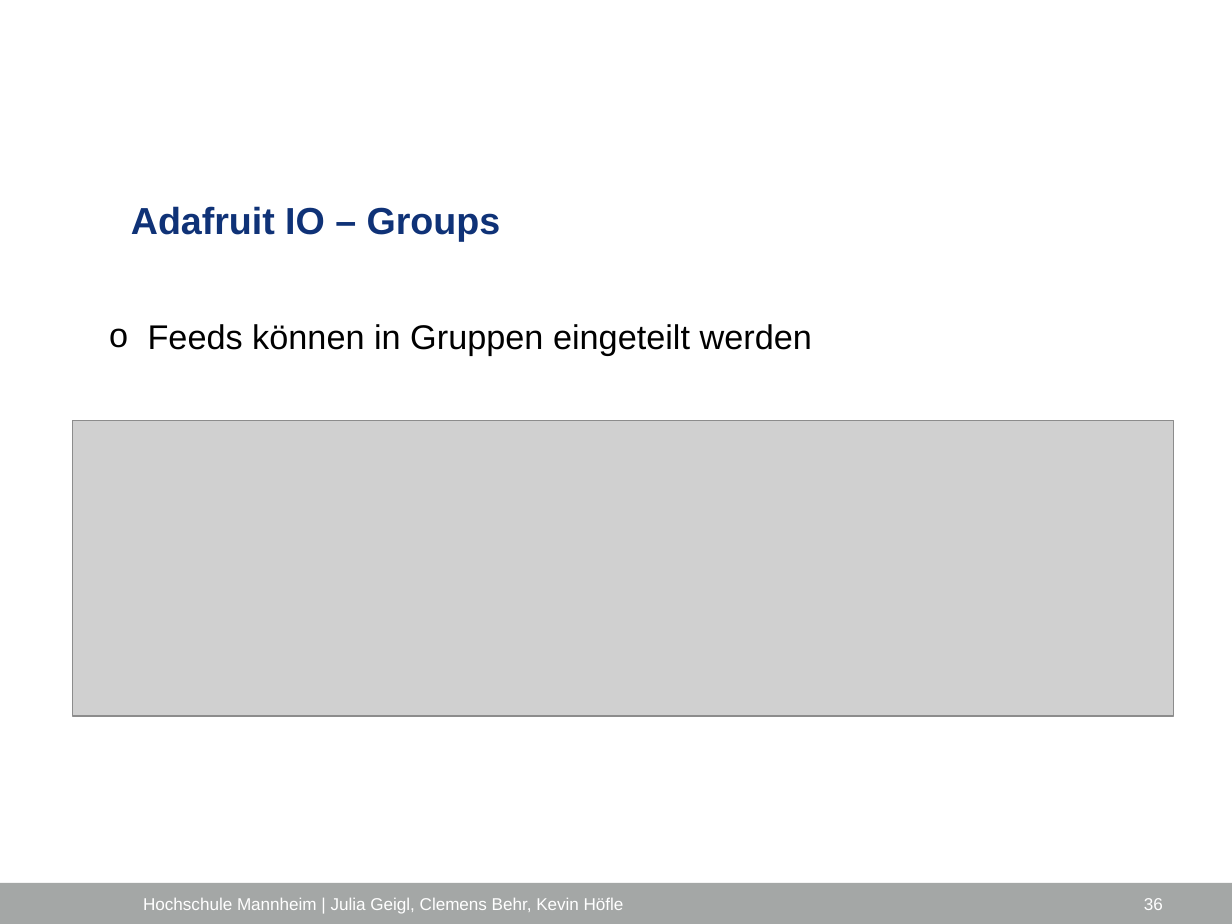
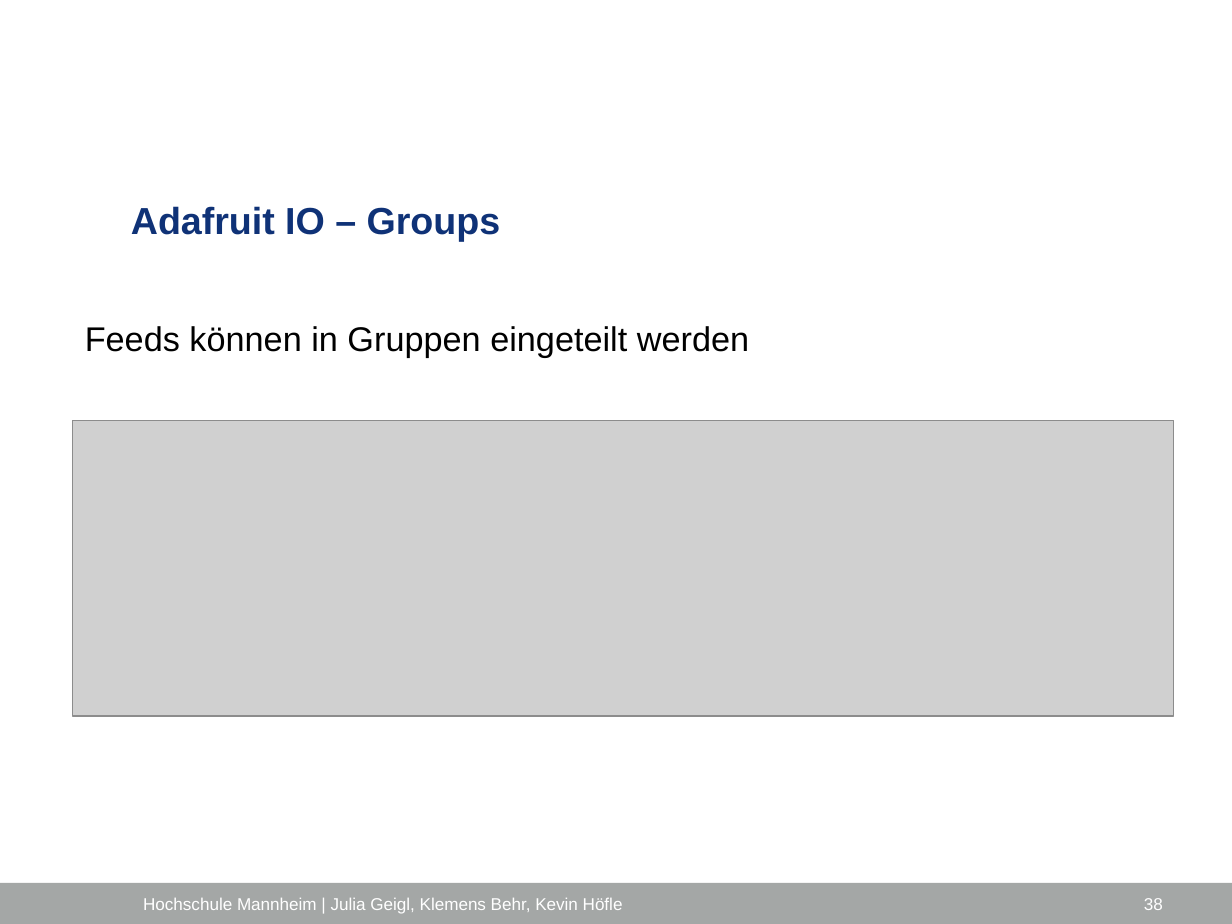
Before and after one commit to ProjektlaborEmbeddedSecurity/Presentation, a slide deck: slide 38 of PES_FH_VERS.pptx (slide 36 before the commit). Drawn at 1232x924 pixels with LibreOffice and Linux fonts; fonts in the diff are those of the drawing; grey boxes stand for pictures; background and template pictures are left out. Boxes give left, top, right and bottom in pixels: in the first picture for what was removed or moved away, otherwise in the second. Text is boxed around its words. In the diff, an @@ line names an element or a change of style, - is before the commit and + after.

```diff
--- a/PES_FH_VERS.pptx
+++ b/PES_FH_VERS.pptx
@@ text "Feeds können in Gruppen eingeteilt ...": place and size @@
-text "Feeds können in Gruppen eingeteilt ..." at <box>148,324,812,355</box>
+text "Feeds können in Gruppen eingeteilt ..." at <box>85,326,749,357</box>
@@ text "Feeds können in Gruppen eingeteilt ..." at <box>85,326,749,357</box>: bullet o to none @@
@@ text at <box>143,898,623,914</box>: text changed @@
-Hochschule Mannheim | Julia Geigl, Clemens Behr, Kevin Höfle
+Hochschule Mannheim | Julia Geigl, Klemens Behr, Kevin Höfle
```
Also in this commit, not shown: 44 other slides changed, 3 slides added, 1 slide removed.
